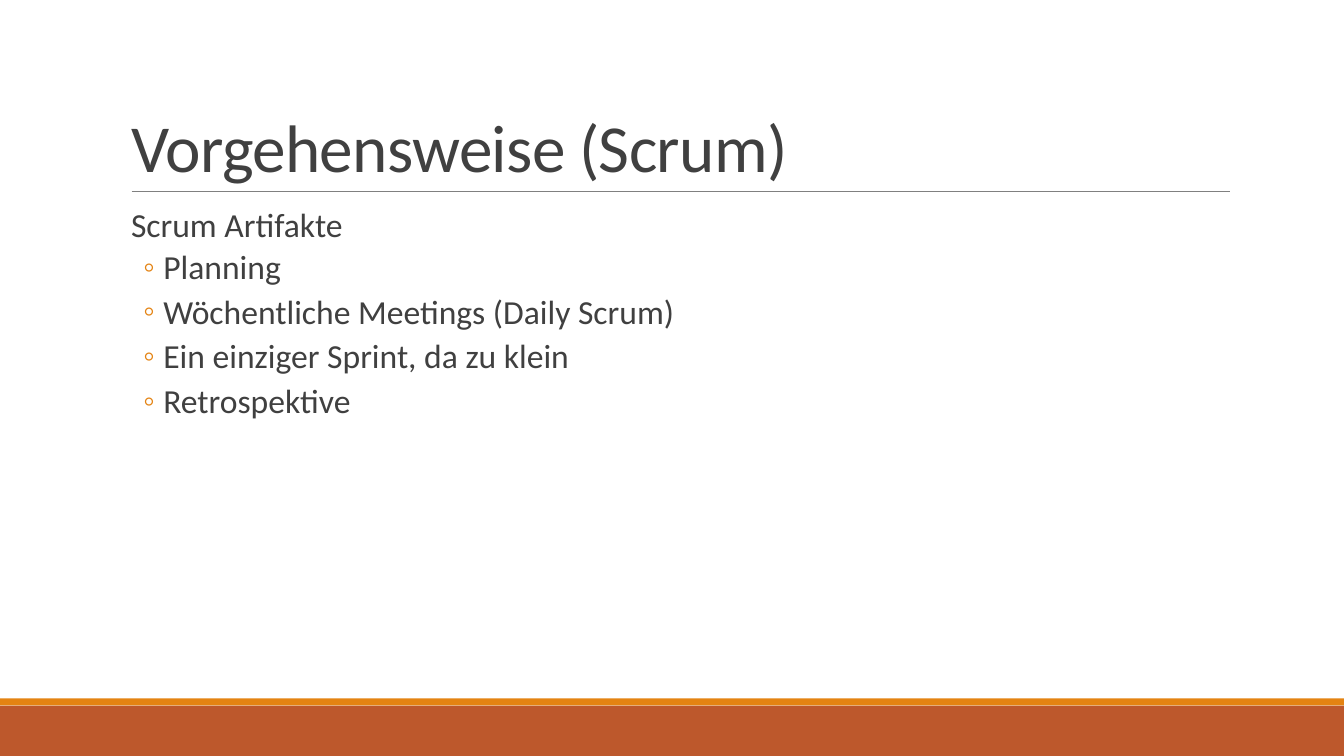
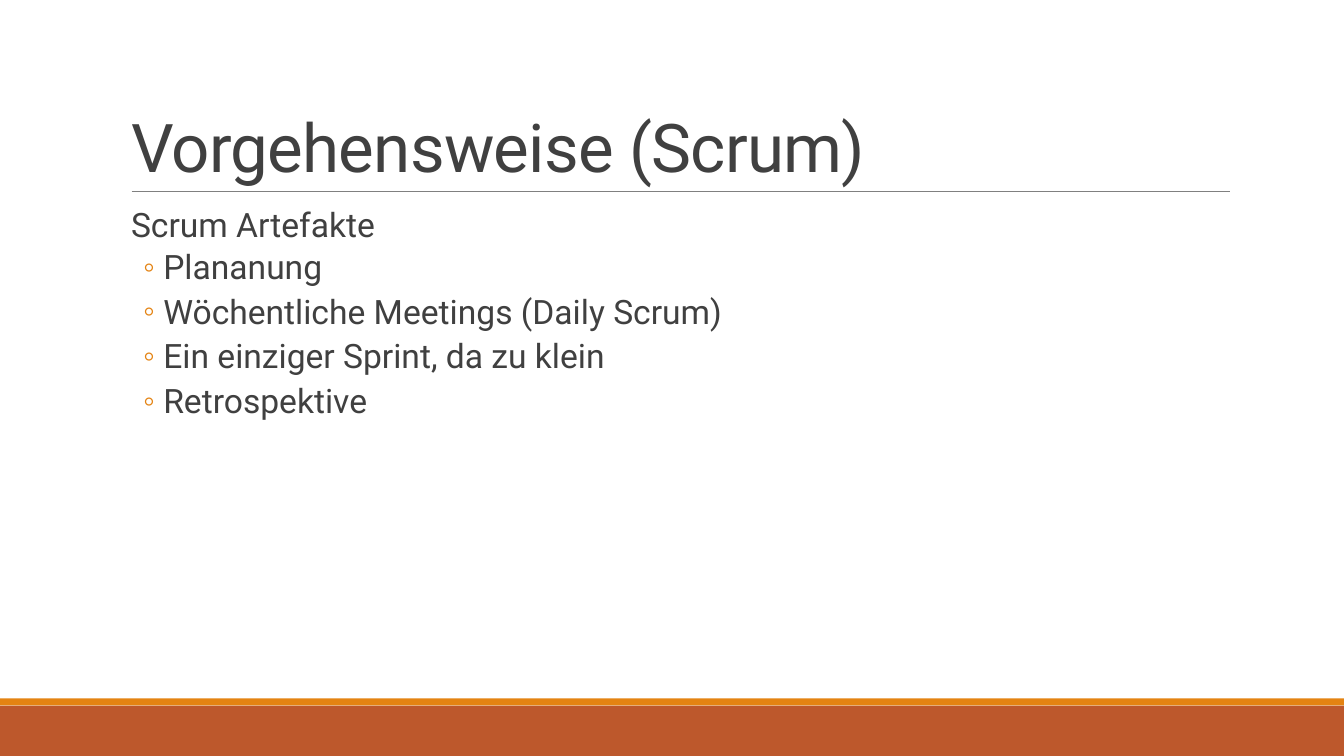
Before and after one commit to fabianbaechli/online_note_tool, a slide deck: slide 13 of Presentation/presentation_online_note_tool.pptx. Drawn at 1344x756 pixels with LibreOffice and Linux fonts; fonts in the diff are those of the drawing. Boxes give left, top, right and bottom in pixels: in the first picture for what was removed or moved away, otherwise in the second. Text is boxed around its words. In the diff, an @@ line names an element or a change of style, - is before the commit and + after.

```diff
--- a/Presentation/presentation_online_note_tool.pptx
+++ b/Presentation/presentation_online_note_tool.pptx
@@ title "Vorgehensweise (Scrum)" at box(131, 118, 865, 187): font Calibri to Roboto @@
@@ text at box(131, 211, 375, 286): text changed; font Calibri to Roboto @@
-  Scrum Artifakte
-  ◦ Planning
+  Scrum Artefakte
+  ◦ Plananung
@@ text at box(163, 297, 722, 420): font Calibri to Roboto in "Wöchentliche Meetings (Daily Scrum)", "Ein einziger Sprint, da zu klein", "Retrospektive" @@
```
Also in this commit, not shown: 14 other slides changed, 1 slide added.
